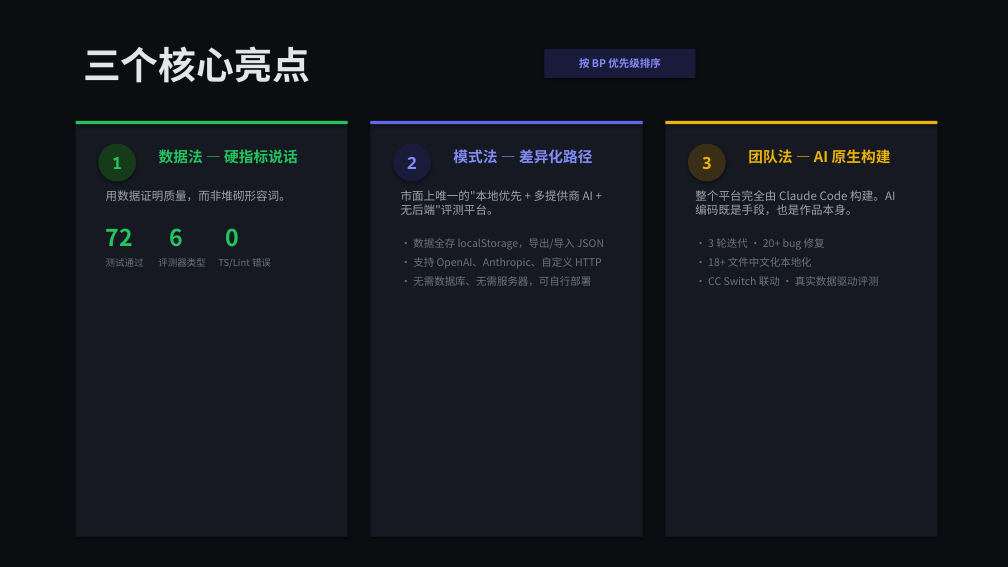
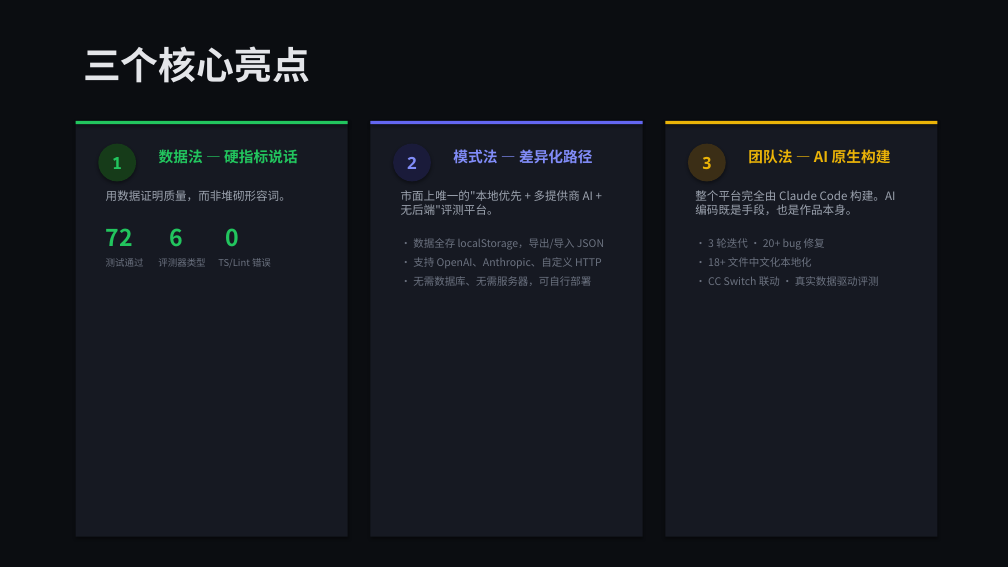
Before and after one commit to CacinieP/AgentBench, a slide deck: slide 2 of AgentBench-路演PPT.pptx. Drawn at 1008x567 pixels with LibreOffice and Linux fonts; fonts in the diff are those of the drawing. Boxes give left, top, right and bottom in pixels: in the first picture for what was removed or moved away, otherwise in the second. Text is boxed around its words. In the diff, an @@ line names an element or a change of style, - is before the commit and + after.

```diff
--- a/AgentBench-路演PPT.pptx
+++ b/AgentBench-路演PPT.pptx
@@ rectangle removed at bbox=[544, 49, 696, 78] @@
-按 BP 优先级排序
```
Also in this commit, not shown: 4 other files.
